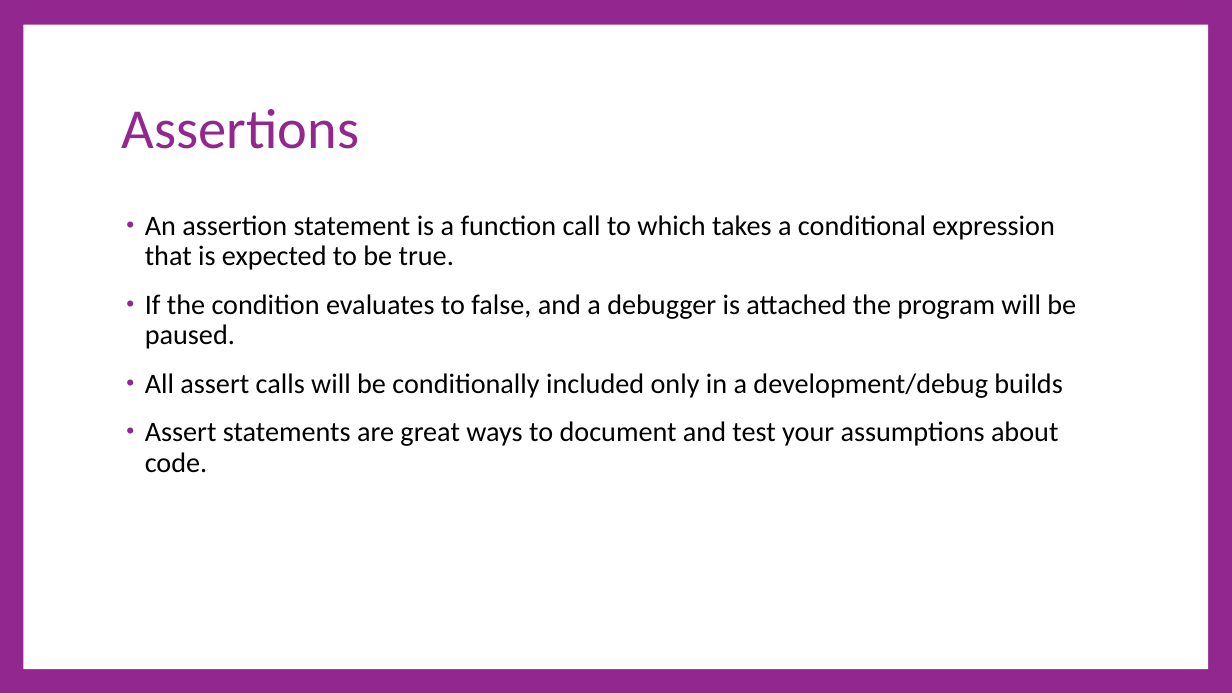
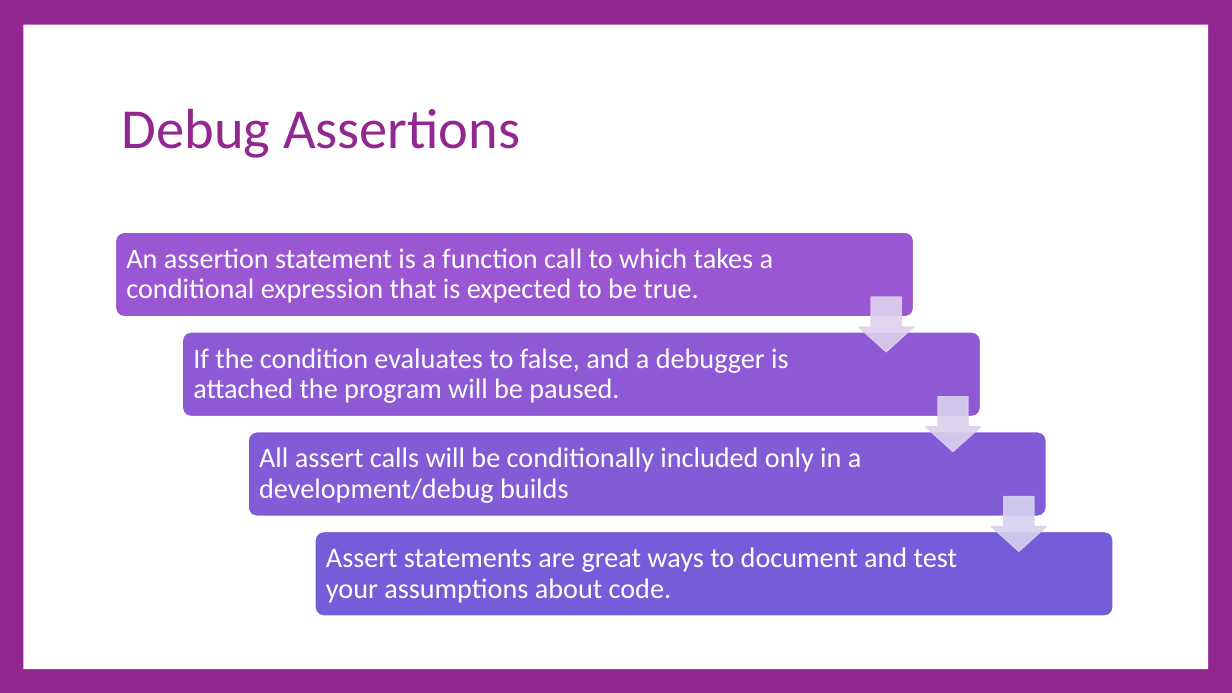
Before and after one commit to cdiggins/cs321, a slide deck: slide 9 of class-notes/cs321-winter-2023-lecture-6-debugging.pptx (slide 6 before the commit). Drawn at 1232x693 pixels with LibreOffice and Linux fonts; fonts in the diff are those of the drawing. Boxes give left, top, right and bottom in pixels: in the first picture for what was removed or moved away, otherwise in the second. Text is boxed around its words. In the diff, an @@ line names an element or a change of style, - is before the commit and + after.

```diff
--- a/class-notes/cs321-winter-2023-lecture-6-debugging.pptx
+++ b/class-notes/cs321-winter-2023-lecture-6-debugging.pptx
@@ title at [122, 108, 520, 158]: text changed @@
-Assertions
+Debug Assertions
@@ text removed at [145, 215, 1076, 473] @@
-• An assertion statement is a function call to which takes a conditional expression that is expected to be true.
-• If the condition evaluates to false, and a debugger is attached the program will be paused.
-• All assert calls will be conditionally included only in a development/debug builds
-• Assert statements are great ways to document and test your assumptions about code.
@@ group added at [116, 232, 1113, 616]: 4 rounded rectangles, 4 texts, 3 down arrows @@
+An assertion statement is a function call to which takes a conditional expression that is expected to be true.
+If the condition evaluates to false, and a debugger is attached the program will be paused.
+All assert calls will be conditionally included only in a development/debug builds
+Assert statements are great ways to document and test your assumptions about code.
```
Also in this commit, not shown: 5 other slides changed, 11 slides added, 16 other files.
